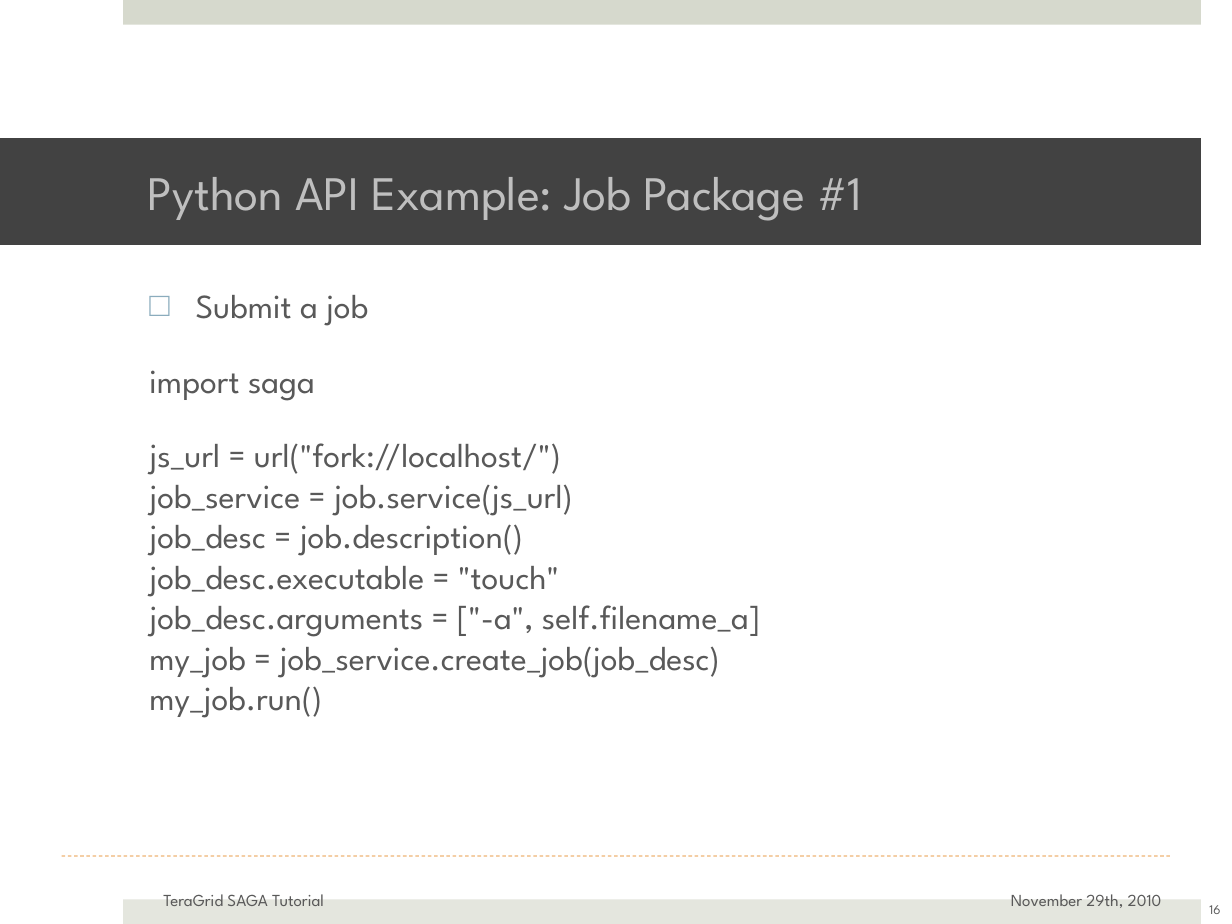
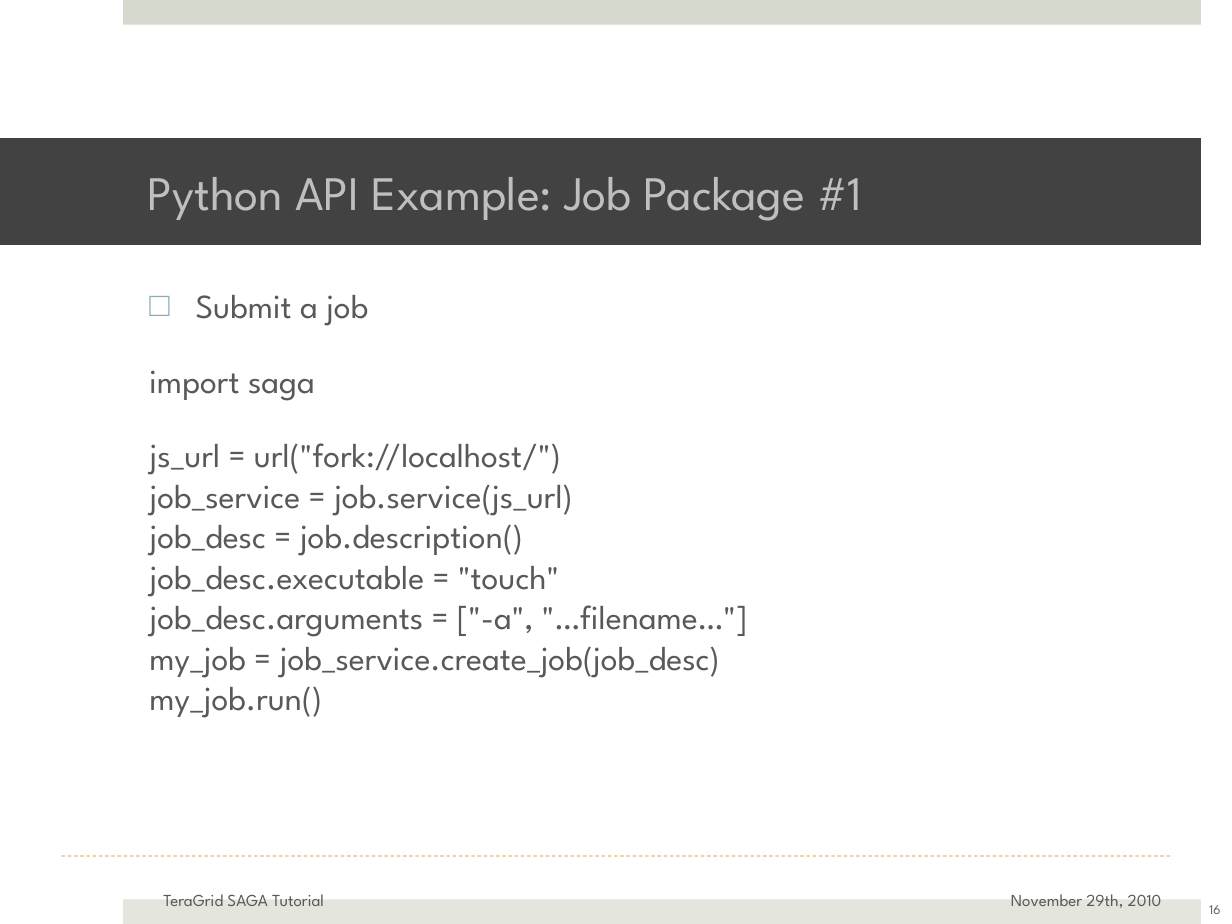
Before and after one commit to saga-project/saga-cpp-legacy-projects, a slide deck: slide 16 of tutorial/general_tutorial/SAGA-API-levels.pptx. Drawn at 1232x924 pixels with LibreOffice and Linux fonts; fonts in the diff are those of the drawing; background and template pictures are left out. Boxes give left, top, right and bottom in pixels: in the first picture for what was removed or moved away, otherwise in the second. Text is boxed around its words. In the diff, an @@ line names an element or a change of style, - is before the commit and + after.

```diff
--- a/tutorial/general_tutorial/SAGA-API-levels.pptx
+++ b/tutorial/general_tutorial/SAGA-API-levels.pptx
@@ text at [149, 596, 747, 637]: text changed @@
-job_desc.arguments = ["-a", self.filename_a]
+job_desc.arguments = ["-a", "…filename…"]
```
Also in this commit, not shown: 6 other slides changed, 1 slide added, 1 other file.
